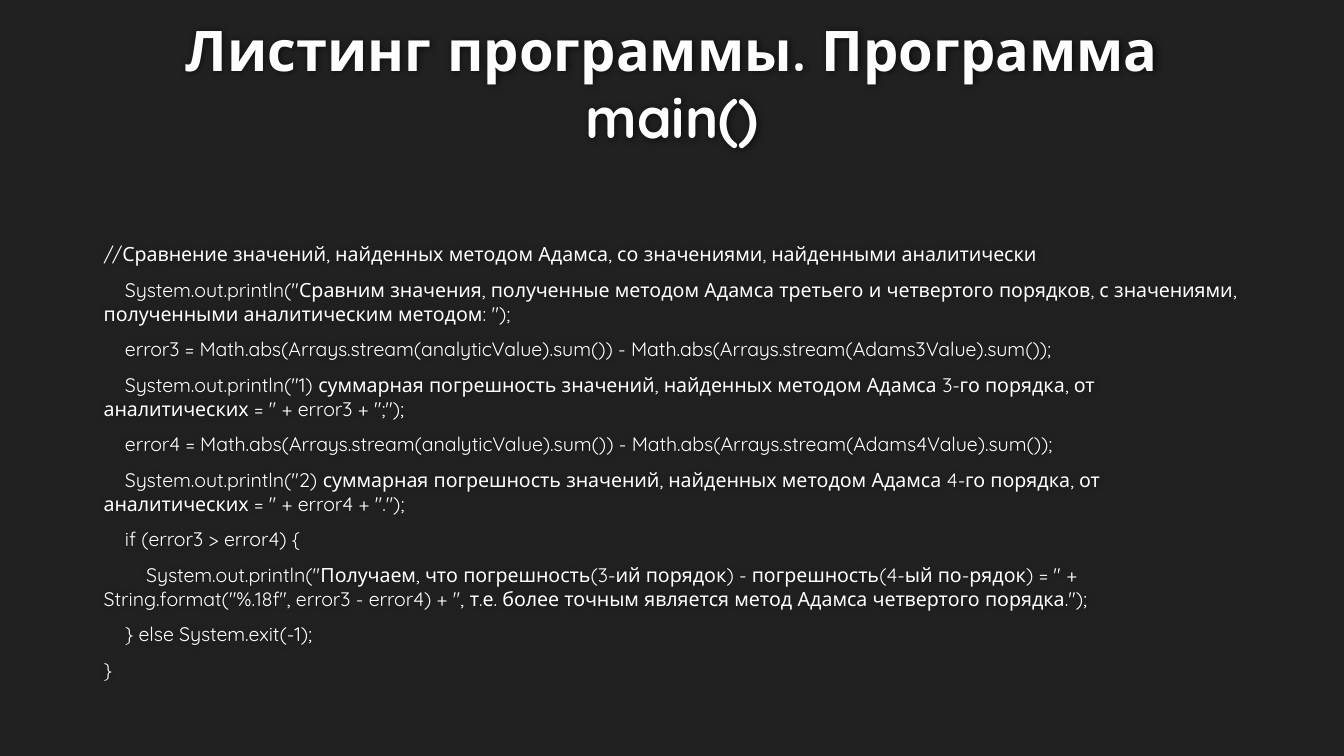
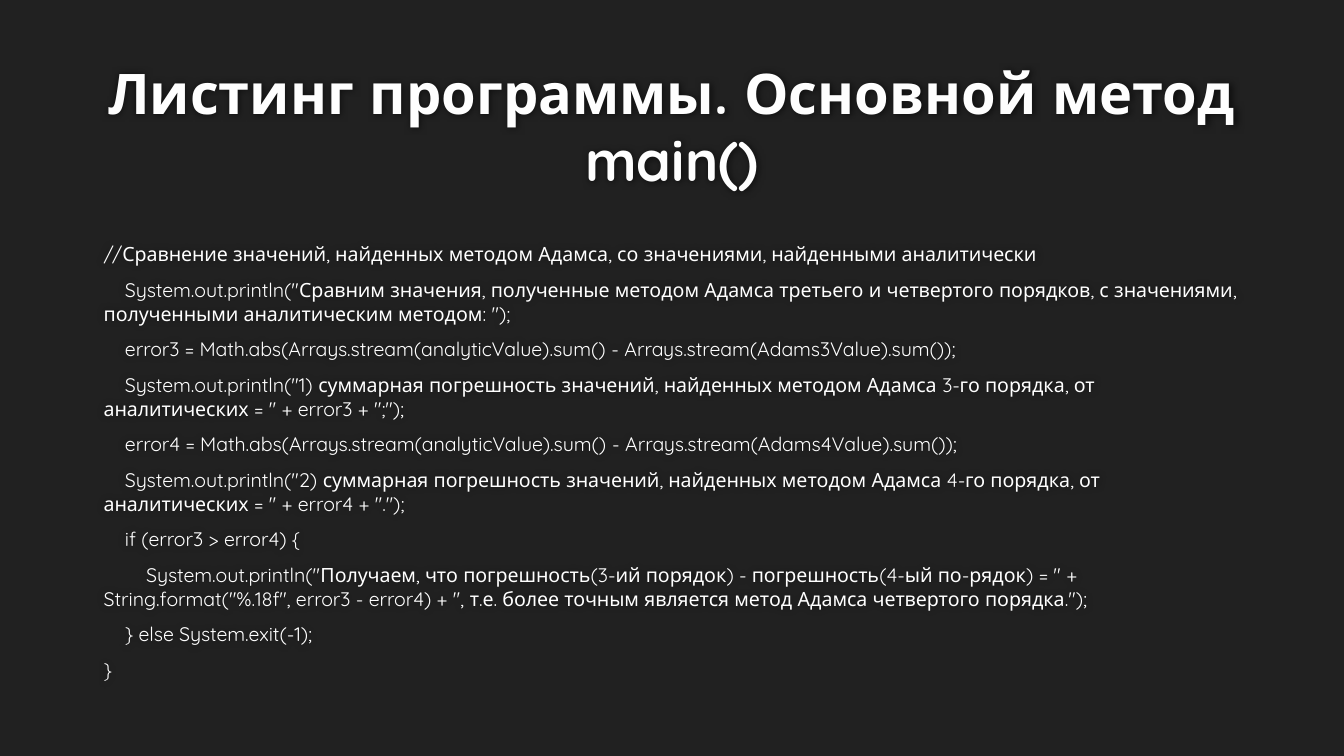
Before and after one commit to VladimirSolodilov/Programming, a slide deck: slide 16 of Вычислительная математика/Курсовой проект/Презентация к курсовому проекту.pptx. Drawn at 1344x756 pixels with LibreOffice and Linux fonts; fonts in the diff are those of the drawing; background and template pictures are left out. Boxes give left, top, right and bottom in pixels: in the first picture for what was removed or moved away, otherwise in the second. Text is boxed around its words. In the diff, an @@ line names an element or a change of style, - is before the commit and + after.

```diff
--- a/Вычислительная математика/Курсовой проект/Презентация к курсовому проекту.pptx
+++ b/Вычислительная математика/Курсовой проект/Презентация к курсовому проекту.pptx
@@ title at bbox=[108, 70, 1235, 191]: text changed @@
-Листинг программы. Программа main()
+Листинг программы. Основной метод main()
@@ text at bbox=[125, 341, 955, 360]: text changed @@
-error3 = Math.abs(Arrays.stream(analyticValue).sum()) - Math.abs(Arrays.stream(Adams3Value).sum());
+error3 = Math.abs(Arrays.stream(analyticValue).sum() - Arrays.stream(Adams3Value).sum());
@@ text at bbox=[125, 436, 957, 455]: text changed @@
-error4 = Math.abs(Arrays.stream(analyticValue).sum()) - Math.abs(Arrays.stream(Adams4Value).sum());
+error4 = Math.abs(Arrays.stream(analyticValue).sum() - Arrays.stream(Adams4Value).sum());
```
Also in this commit, not shown: 7 other slides changed, 1 slide added, 3 other files.
